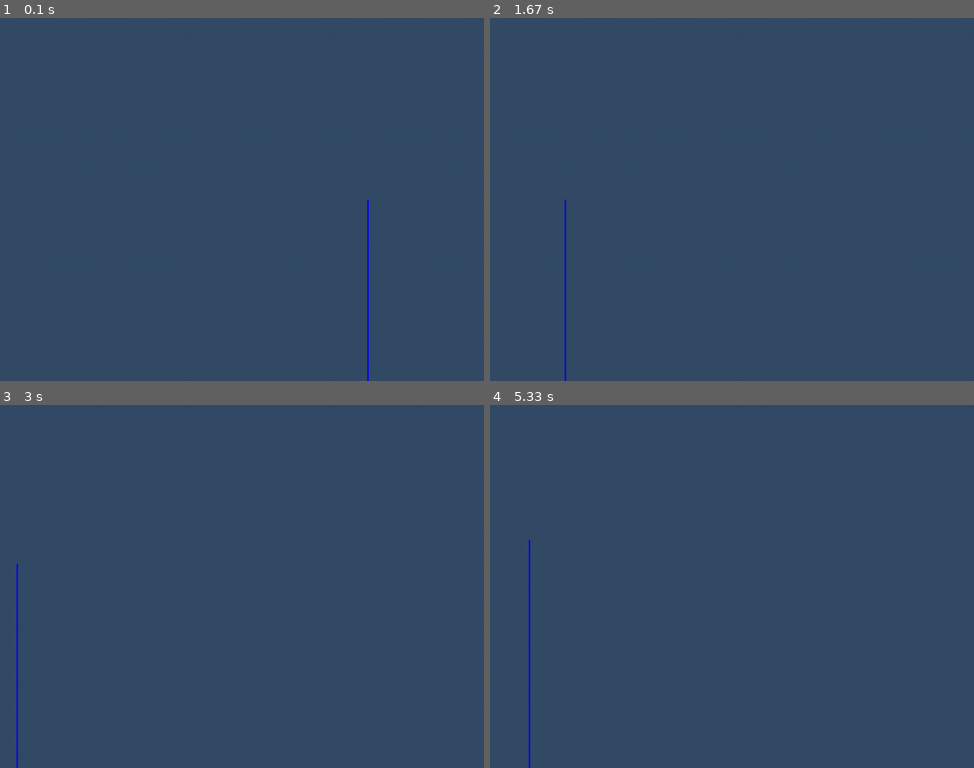
Above: before the commit, frames 1-4 (two rows, left to right).
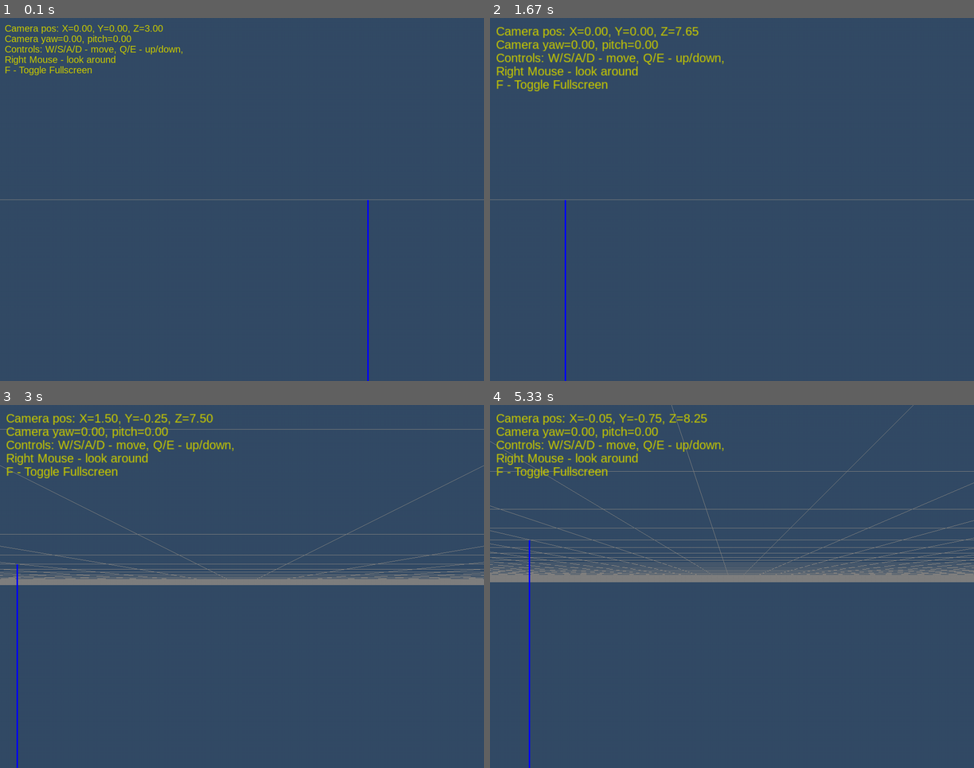
Above: after the commit, the same moments.

Repository: mike7109/Mine3DExplorer
Game: pygame game, started from main.py
The game is run twice, just before and just after one commit, with the same random seed, the same clock (stepped at 60 frames per second) and the same inputs.
Inputs (mouse positions are in pixels of both pictures, inside the frame that each line leads up to):
- Up to frame 1 (0.1 s): no input
- Up to frame 2 (1.67 s): hold F 0.33-0.8 s; hold D 0.33-0.8 s; move the mouse to (712, 214) at 0.37 s; tap F at 0.83 s; hold D 1.17-1.63 s; move the mouse to (615, 203) at 1.2 s
- Up to frame 3 (3 s): hold W 1.67-1.97 s; tap E at 1.82 s; hold D 2-2.47 s; hold A from 2.5 s (still down)
- Up to frame 4 (5.33 s): release A at 3.03 s; hold S 3.07-3.37 s; tap E at 3.22, 4.38 s; hold A 3.4-3.8 s; hold W 3.83-4.2 s; hold D 4.23-4.87 s; hold S 4.9-5.27 s; hold A from 5.3 s (still down)

The runs differ from the first frame. In frame 1, 1.4% of the frame differs, in the area x 0-100%, y 1-51%; in frame 2, 2.2%; in frame 3, 6.0%; in frame 4, 8.5%, in the area x 0-100%, y 0-49%.

Commit message:
big screen

Diff:
--- a/config.py
+++ b/config.py
@@ -22,9 +22,11 @@
 # Флаг: зажата ли правая кнопка мыши (для вращения)
 right_mouse_held = False
 
+# Флаг полноэкранного режима
+fullscreen = False
+
 # Линии для сцены
 lines_data = []
-
 
 # Списки, куда загрузим
 axes_list = []       # для mine_axes
--- a/input_handling.py
+++ b/input_handling.py
@@ -1,10 +1,12 @@
 # input_handling.py
+
 import pygame
 from pygame.locals import *
 import math
 
 import config
 import screenshot
+import main  # Для доступа к set_perspective
 
 def handle_event(event):
     """Обработка событий Pygame (клики и т.д.)"""
@@ -21,6 +23,11 @@
         if event.key == pygame.K_ESCAPE:
             # По ESC можно, например, завершать программу
             pass
+
+        # Нажатие 'F' для переключения полноэкранного режима
+        if event.key == pygame.K_f:
+            config.fullscreen = not config.fullscreen
+            toggle_fullscreen()
 
     # ====== Обработка нажатий мыши =======
     if event.type == pygame.MOUSEBUTTONDOWN:
@@ -47,7 +54,6 @@
                 config.camera_pitch = config.PITCH_LIMIT
             if config.camera_pitch < -config.PITCH_LIMIT:
                 config.camera_pitch = -config.PITCH_LIMIT
-
 
 def update_camera_state():
     """Движение камеры при нажатии W/S/A/D/Q/E."""
@@ -114,3 +120,20 @@
     import time
     timestr = time.strftime("%Y%m%d-%H%M%S")
     return f"screenshot_{timestr}.png"
+
+def toggle_fullscreen():
+    """Переключение между оконным и полноэкранным режимом."""
+    width, height = config.WINDOW_WIDTH, config.WINDOW_HEIGHT
+    if config.fullscreen:
+        display_flags = DOUBLEBUF | OPENGL | FULLSCREEN
+        screen = pygame.display.set_mode((0, 0), display_flags)
+        # Обновляем ширину и высоту до разрешения экрана
+        info = pygame.display.Info()
+        config.WINDOW_WIDTH, config.WINDOW_HEIGHT = info.current_w, info.current_h
+    else:
+        display_flags = DOUBLEBUF | OPENGL
+        pygame.display.set_mode((800, 600), display_flags)  # Возвращаем стандартное разрешение
+        config.WINDOW_WIDTH, config.WINDOW_HEIGHT = 800, 600
+
+    # Обновляем перспективу
+    main.set_perspective(config.WINDOW_WIDTH, config.WINDOW_HEIGHT)
--- a/main.py
+++ b/main.py
@@ -1,4 +1,5 @@
 # main.py
+
 import sys
 import pygame
 from pygame.locals import *
@@ -9,6 +10,13 @@
 import data_loader
 import renderer_3d
 import input_handling
+import renderer_2d
+
+def set_perspective(width, height):
+    glMatrixMode(GL_PROJECTION)
+    glLoadIdentity()
+    gluPerspective(60.0, width / float(height), 0.1, 1000.0)  # Увеличено значение far до 1000.0
+    glMatrixMode(GL_MODELVIEW)
 
 def init_pygame_window(width=800, height=600):
     pygame.init()
@@ -18,23 +26,31 @@
 
     glEnable(GL_DEPTH_TEST)
     glClearColor(0.2, 0.3, 0.4, 1.0)
-    glMatrixMode(GL_PROJECTION)
-    gluPerspective(60.0, width / float(height), 0.1, 100.0)
-    glMatrixMode(GL_MODELVIEW)
+    set_perspective(width, height)
 
 def main():
     # Инициализация окна
     width, height = config.WINDOW_WIDTH, config.WINDOW_HEIGHT
     init_pygame_window(width, height)
 
+    # Инициализация шрифтов для 2D рендера
+    renderer_2d.init_font()
+
     # Загрузка данных шахтных осей
     data_loader.load_mine_axes("mine_axes.csv")
+    # data_loader.load_equipment("equipment.csv")  # Предполагается, что есть соответствующие файлы
+    # data_loader.load_works("works.csv")          # Предполагается, что есть соответствующие файлы
 
     running = True
     while running:
         for event in pygame.event.get():
             if event.type == QUIT:
                 running = False
+            elif event.type == VIDEORESIZE:
+                # Обработка изменения размера окна
+                config.WINDOW_WIDTH, config.WINDOW_HEIGHT = event.size
+                glViewport(0, 0, event.w, event.h)
+                set_perspective(event.w, event.h)
             input_handling.handle_event(event)
 
         input_handling.update_camera_state()
@@ -64,6 +80,9 @@
         # Рендерим шахту
         renderer_3d.draw_mine()
 
+        # Рендерим 2D накладки поверх 3D сцены
+        renderer_2d.draw_2d_overlay()
+
         # Обновляем экран
         pygame.display.flip()
         pygame.time.wait(10)
--- a/renderer_2d.py
+++ b/renderer_2d.py
@@ -25,7 +25,8 @@
         f"Camera pos: X={config.camera_x:.2f}, Y={config.camera_y:.2f}, Z={config.camera_z:.2f}",
         f"Camera yaw={config.camera_yaw:.2f}, pitch={config.camera_pitch:.2f}",
         "Controls: W/S/A/D - move, Q/E - up/down,",
-        "Right Mouse - look around"
+        "Right Mouse - look around",
+        "F - Toggle Fullscreen"
     ]
 
     # Сохраняем матрицы
--- a/renderer_3d.py
+++ b/renderer_3d.py
@@ -49,8 +49,26 @@
     glEnd()
     glPointSize(1.0)
 
+def draw_floor():
+    """Рисуем сеточную плоскость (пол)."""
+    grid_size = 50  # Количество линий в каждой плоскости
+    grid_spacing = 1.0  # Расстояние между линиями
+
+    glColor3f(0.5, 0.5, 0.5)  # Серый цвет сетки
+    glLineWidth(1.0)
+    glBegin(GL_LINES)
+    for i in range(-grid_size, grid_size + 1):
+        # Линии вдоль X
+        glVertex3f(-grid_size * grid_spacing, 0, i * grid_spacing)
+        glVertex3f(grid_size * grid_spacing, 0, i * grid_spacing)
+        # Линии вдоль Z
+        glVertex3f(i * grid_spacing, 0, -grid_size * grid_spacing)
+        glVertex3f(i * grid_spacing, 0, grid_size * grid_spacing)
+    glEnd()
+
 def draw_mine():
     """Главная функция рендеринга шахты."""
+    draw_floor()
     draw_mine_axes()
     draw_equipment()
     draw_work_places()
